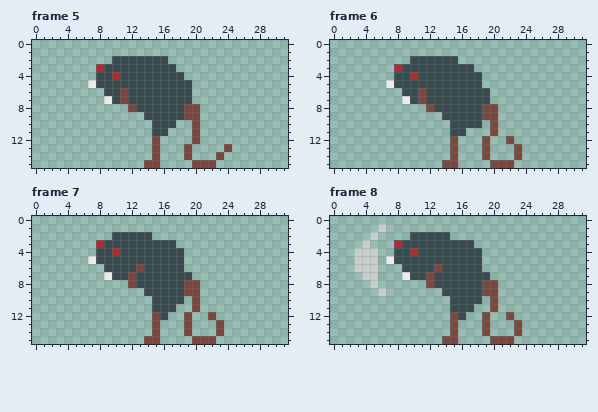
Pixel-art file -- aseprite/rat_melee_attack.aseprite. That is the earlier state.
32x16 pixels, 12 frames. Shown: frame 5, frame 6, frame 7, frame 8. The commit also changed other frames, which this record leaves out.
After the commit:
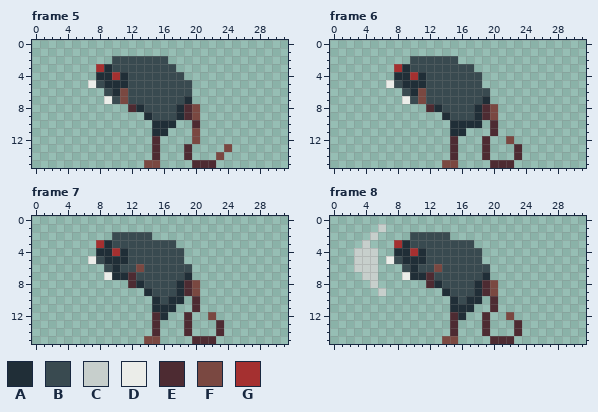
Palette (. is transparent): A #202e37  B #394a50  C #c7cfcc  D #ebede9  E #4d2b32  F #7a4841  G #a53030
The exact change:
--- frame 5
@@ x 6..24 @@
  2 ....BBBBBBB........
- 3 ..GBBBBBBBBB.......
- 4 ..BBGBBBBBBBB......
- 5 .DBBBBBBBBBBBB.....
- 6 ...BBFBBBBBBBB.....
- 7 ...DBFBBBBBBBB.....
- 8 ......FBBBBBBFF....
- 9 ........BBBBBFF....
-10 .........BBB..F....
-11 .........BB...F....
-12 .........F....F....
-13 .........F...F....F
-14 .........F...F...F.
-15 ........FF....FFF..
+ 3 ..GABBBBBBBB.......
+ 4 ..AAGABBBBBBB......
+ 5 .DBAAABBBBBBBB.....
+ 6 ...BAFBBBBBBBB.....
+ 7 ...DBFBBBBBBBA.....
+ 8 ......EABBBBAEF....
+ 9 ........ABBBAEF....
+10 .........AAA..E....
+11 .........AA...F....
+12 .........E....F....
+13 .........E...E....F
+14 .........E...E...F.
+15 ........FF....EEE..
--- frame 6
@@ x 6..25 @@
  2 ....BBBBBB..........
- 3 ..GBBBBBBBBB........
- 4 ..BBGBBBBBBBB.......
- 5 .DBBBBBBBBBBB.......
- 6 ...BBFBBBBBBBB......
- 7 ...DBFBBBBBBBB......
- 8 ......FBBBBBBFF.....
- 9 ........BBBBBFF.....
-10 .........BBBB.F.....
-11 .........BB...F.....
-12 .........F...F..F...
-13 .........F...F...F..
-14 .........F...F...F..
-15 ........FF....FFF...
+ 3 ..GABBBBBBBB........
+ 4 ..AAGABBBBBBB.......
+ 5 .DBAAABBBBBBB.......
+ 6 ...BAFBBBBBBBB......
+ 7 ...DBFBBBBBBBA......
+ 8 ......EABBBBAEF.....
+ 9 ........ABBBAEF.....
+10 .........AAAA.E.....
+11 .........AA...E.....
+12 .........E...E..F...
+13 .........E...E...E..
+14 .........E...E...E..
+15 ........FF....EEE...
--- frame 7
@@ x 6..25 @@
  2 ....BBBBB...........
- 3 ..GBBBBBBBBB........
- 4 ..BBGBBBBBBBB.......
- 5 .DBBBBBBBBBBB.......
- 6 ...BBBBFBBBBB.......
- 7 ...DBBFBBBBBBB......
- 8 ......FBBBBBBFF.....
- 9 ........BBBBBFF.....
-10 .........BBBB.F.....
-11 .........BBB..F.....
-12 .........FB..F..F...
-13 .........F...F...F..
-14 .........F...F...F..
-15 ........FF....FFF...
+ 3 ..GABBBBBBBB........
+ 4 ..AAGABBBBBBB.......
+ 5 .DBAAABBBBBBB.......
+ 6 ...BABBFBBBBBB......
+ 7 ...DAAEBBBBBBA......
+ 8 ......EABBBBAEF.....
+ 9 ........ABBBAEF.....
+10 .........ABAA.E.....
+11 .........AAA..E.....
+12 .........EA..E..F...
+13 .........E...E...E..
+14 .........E...E...E..
+15 ........FF....EEE...
--- frame 8
@@ x 6..25 @@
  2 ....BBBBB...........
- 3 ..GBBBBBBBBB........
- 4 ..BBGBBBBBBBB.......
- 5 .DBBBBBBBBBBB.......
- 6 ...BBBBFBBBBB.......
- 7 ...DBBFBBBBBBB......
- 8 ......FBBBBBBFF.....
- 9 C.......BBBBBFF.....
-10 .........BBBB.F.....
-11 .........BBB..F.....
-12 .........FB..F..F...
-13 .........F...F...F..
-14 .........F...F...F..
-15 ........FF....FFF...
+ 3 ..GABBBBBBBB........
+ 4 ..AAGABBBBBBB.......
+ 5 .DBAAABBBBBBB.......
+ 6 ...BABBFBBBBBB......
+ 7 ...DAAEBBBBBBA......
+ 8 ......EABBBBAEF.....
+ 9 C.......ABBBAEF.....
+10 .........ABAA.E.....
+11 .........AAA..E.....
+12 .........EA..E..F...
+13 .........E...E...E..
+14 .........E...E...E..
+15 ........FF....EEE...
Where, in picture pixels (left, top, right, bottom), the same in both pictures:
changed: (96, 64, 216, 168)
changed: (394, 64, 522, 168)
changed: (96, 240, 224, 344)
changed: (394, 240, 522, 344)
